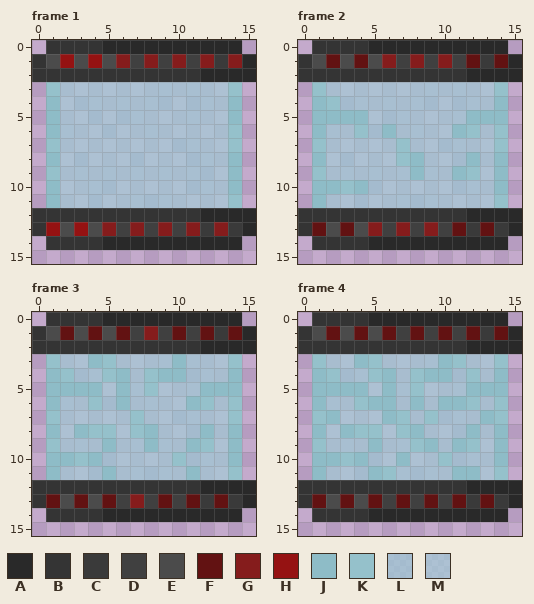
A pixel-art file gets an edit: assets/sprites/asesprite/Obstacle3-1.ase. The picture above is the old version.
16x16 pixels, 5 frames. Colours within 5 levels of each other are drawn and written as one. Shown: frame 1, frame 2, frame 3, frame 4.
Palette (. is transparent): A #292929  B #343434  C #3a3a3a  D #404040  E #4b4b4b  F #621212  G #851c1c  H #951212  J #8ebcc7  K #95c1cb  L #9bc9d4ad  M #a2ccd6ad
Pixels before, frame 1, first column x 0:
 0 .BBBBAAAAAAAAAA.
 1 BEHEHEGDGDGDGCGA
 2 BBBBBBBBBBBBAAAA
 3 .KMMMMMMMLMLMMK.
 4 .JMLLMLMLLMLLMJ.
 5 .JMMLMLLMMMLMMJ.
 6 .JLMMLMMLMMMMMK.
 7 .KMMMMMMMMLLMMK.
 8 .JMLMMMLMMMLLMJ.
 9 .KMLMLMLMLMLLMJ.
10 .JMMLLMMMMMLLMJ.
11 .JMMLMMLLLMMMMK.
12 BBBBBBBBBBBBAAAA
13 BHEHEGDGDGDGCGCA
14 .BBBBAAAAAAAAAA.
Pixels before, frame 2, first column x 0:
 0 .BBBBAAAAAAAAAA.
 1 BEFEFEGDGDGDFCFA
 2 BBBBBBBBBBBBAAAA
 3 .KMMMMMMMLMLMMK.
 4 .JKLLMLMLLMLLMJ.
 5 .JJJJMLLMMMLJJJ.
 6 .JLMKLJMLMMJKMK.
 7 .KMMMMMKMMLLMMK.
 8 .JMLMMMKJMMLJMJ.
 9 .KMLMLMLJLMJKMJ.
10 .JJKJLMMMMMLLMJ.
11 .JMMLMMLLLMMMMK.
12 BBBBBBBBBBBBAAAA
13 BFEFEGDGDGDFCFCA
14 .BBBBAAAAAAAAAA.
Pixels before, frame 3, first column x 0:
 0 .BBBBAAAAAAAAAA.
 1 BEFEFEFDGDFDFCFA
 2 BBBBBBBBBBBBAAAA
 3 .KMMJKMMMLJLMMK.
 4 .JKLLKJMKJJLLMJ.
 5 .JJJJMJLKMMLJJJ.
 6 .JLMKLJMLMMJKMK.
 7 .KMMMMMKMMLLMMK.
 8 .JMJKKMKJMMLJMJ.
 9 .KMLMJMLJLMJKMJ.
10 .JJKJLMMMMKLLMJ.
11 .JMMLJMLLLMJMMK.
12 BBBBBBBBBBBBAAAA
13 BFEFEFDGDFDFCFCA
14 .BBBBAAAAAAAAAA.
Pixels before, frame 4, first column x 0:
 0 .BBBBAAAAAAAAAA.
 1 BEFEFEFDFDFDFCFA
 2 BBBBBBBBBBBBAAAA
 3 .KMMJKMMMLJKMMK.
 4 .JKLLKJMKJJLKMJ.
 5 .JJJJMJLKMMLJJJ.
 6 .JLMKJJMJMJJKMK.
 7 .KJMMMJKMKLLMJK.
 8 .JMJKKMKJMMLJMJ.
 9 .KMLMJMLKJMJKMJ.
10 .JJKJLMJMMKLLMJ.
11 .JMMLJKLLLMJJMK.
12 BBBBBBBBBBBBAAAA
13 BFEFEFDFDFDFCFCA
14 .BBBBAAAAAAAAAA.
And afterwards:
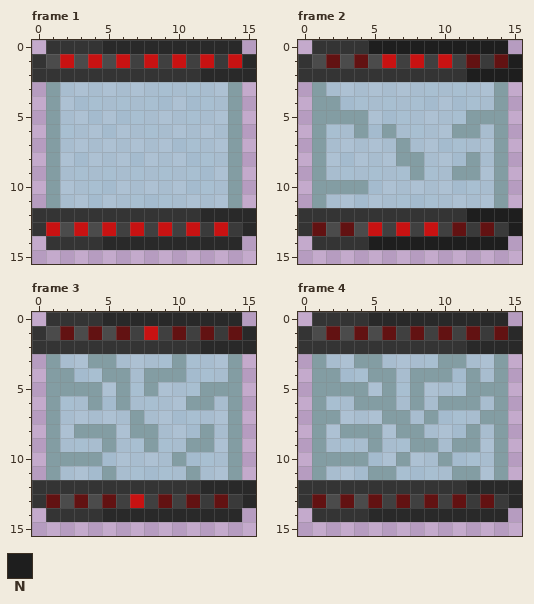
Colours new in this view: N #1e1e1e
What changed:
layer "Layer 2" opacity 47% added
colour G: #851c1c -> #c81212
colour J: #8ebcc7 -> #839da3
Changed rows in their new state; - is a pixel that keeps its letter.
Frame 1, layers "Layer 2", "Layer 1":
first column x 1:
 1 -G-G----------
 3 J------------J
 6 -------------J
 7 J------------J
 9 J-------------
11 -------------J
13 G-G-----------
Frame 2, layers "Layer 2", "Layer 1":
first column x 1:
 0 ----NNNNNNNNNN-
 1 --------------N
 2 -----------NNNN
 3 J------------J-
 4 -J-------------
 6 ---J-------J-J-
 7 J-----J------J-
 8 ------J--------
 9 J----------J---
10 --J------------
11 -------------J-
12 -----------NNNN
13 --------------N
14 ----NNNNNNNNNN-
Frame 3, layer "Layer 2":
first column x 1:
 3 J---J--------J
 4 -J--J--J------
 5 -------J------
 6 ---J-------J-J
 7 J-----J------J
 8 ---JJ-J-------
 9 J----------J--
10 --J------J----
11 -------------J
Frame 4, layer "Layer 2":
first column x 1:
 3 J---J-----J--J
 4 -J--J--J---J--
 5 -------J------
 6 ---J-------J-J
 7 J-----J-J----J
 8 ---JJ-J-------
 9 J------J---J--
10 --J------J----
11 -----J-------J
Boxes around the changes in both pictures, in picture pixels (x1, y1, x2, y2):
changed: (46, 54, 242, 236)
changed: (312, 40, 522, 250)
changed: (46, 326, 242, 508)
changed: (312, 354, 508, 480)
